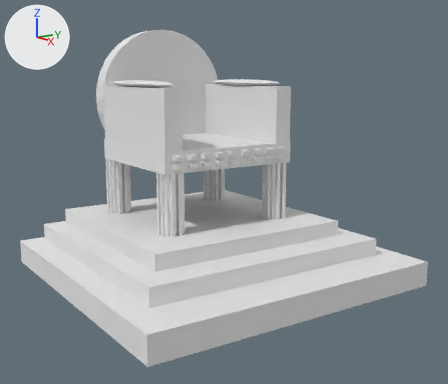
What one commit did to the Blender file working/subahu/Throne/Throne.blend.
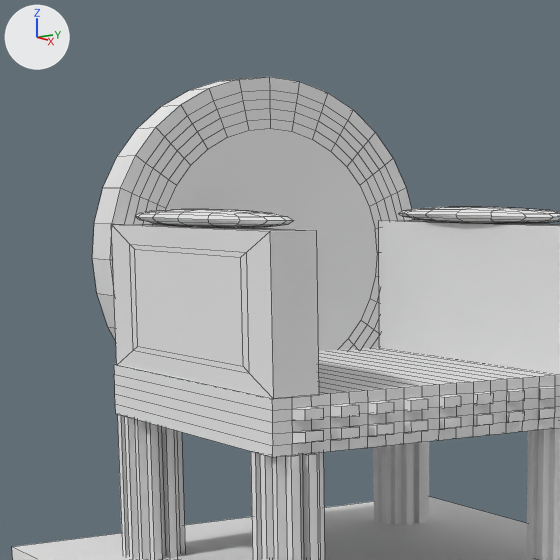
Each version appears first whole from a camera (50 mm lens) standing at (9.18, -6.1, 3.49) and looking at (0.05, 0.1, 1.36), and next in a close-up on the part from 14% to 61% of the width and 0% to 56% of the height. The lights are fixed; the arrows at upper left show +X, +Y and +Z. The close-ups show mesh edges as thin lines.
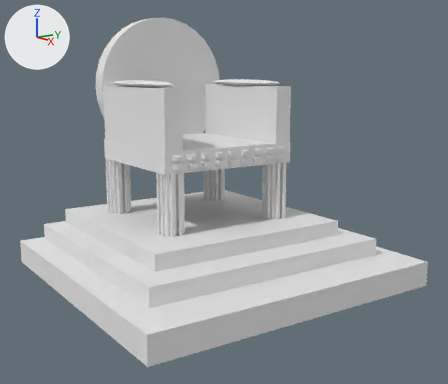
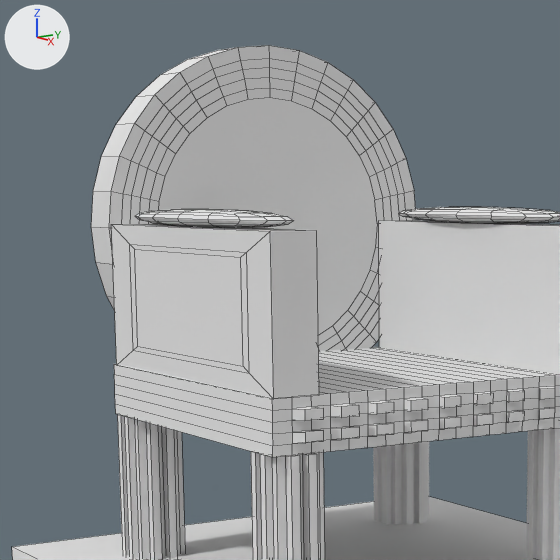
What differs and where, as boxes (x1, y1, x2, y2) in the close-ups (560 x 560 px):
'Cylinder', moved
    before: (92, 77, 414, 351)
    after: (91, 45, 416, 351)

The change in detail:
Object 'Cylinder' (ob_cylinder) moves from (-2.165, 0.042, 2.979) to (-2.165, 0.042, 3.208).
